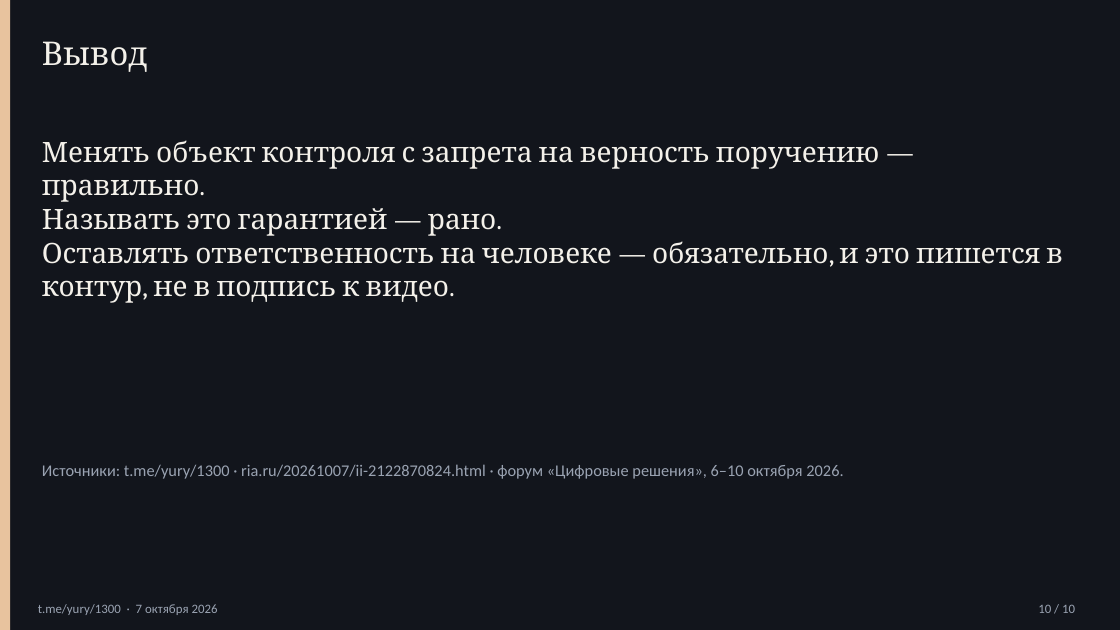
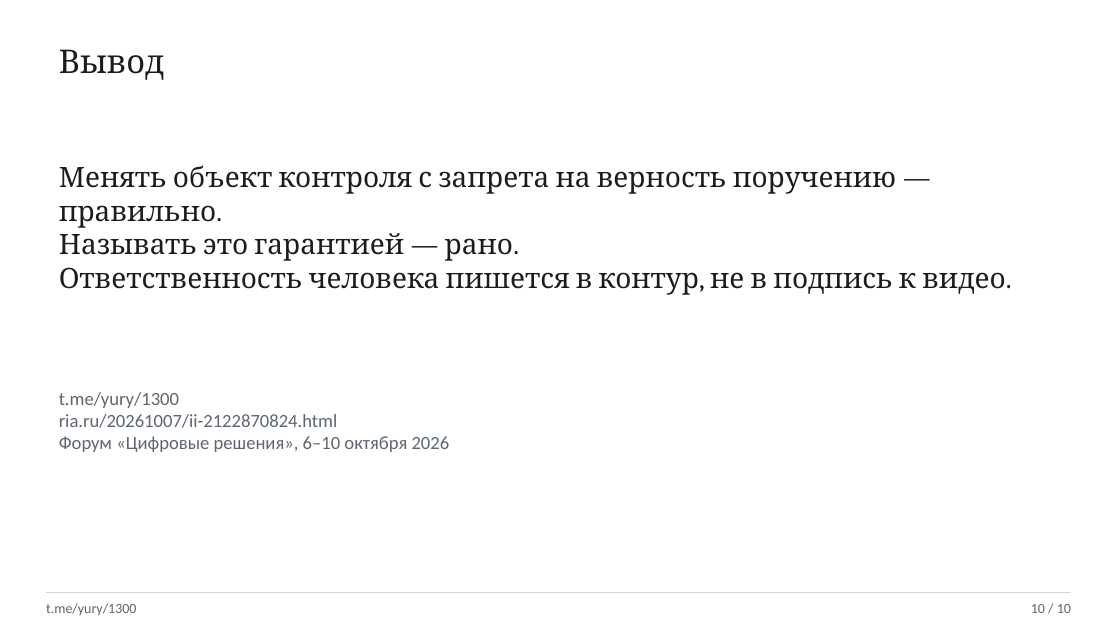
Before and after one commit to cuthbertnogood/maximov-ai-fidelity-1300, a slide deck: slide 10 of presentation/maximov-1300.pptx. Drawn at 1120x630 pixels with LibreOffice and Linux fonts; fonts in the diff are those of the drawing. Boxes give left, top, right and bottom in pixels: in the first picture for what was removed or moved away, otherwise in the second. Text is boxed around its words. In the diff, an @@ line names an element or a change of style, - is before the commit and + after.

```diff
--- a/presentation/maximov-1300.pptx
+++ b/presentation/maximov-1300.pptx
@@ background #12151C to #FFFFFF @@
@@ rectangle removed at (0,0,10,630) @@
@@ text "Вывод": place and size @@
-text "Вывод" at (42,41,147,72)
+text "Вывод" at (59,49,164,80)
@@ text "Вывод" at (59,49,164,80): text colour #F4F1EA to #1C1C1C @@
@@ text "Менять объект контроля с запрета ...": place and size @@
-text "Менять объект контроля с запрета ..." at (42,140,1063,303)
+text "Менять объект контроля с запрета ..." at (59,165,1005,295)
@@ text at (59,165,896,261): text colour #F4F1EA to #1C1C1C in "Менять объект контроля с запрета на верность ...", "Называть это гарантией — рано." @@
@@ text at (59,267,1005,295): text changed; text colour #F4F1EA to #1C1C1C @@
-Оставлять ответственность на человеке — обязательно, и это пишется в контур, не в подпись к видео.
+Ответственность человека пишется в контур, не в подпись к видео.
@@ text at (59,392,450,452): text changed; size 14 to 16 pt; text colour #9AA3B2 to #5E6670 @@
-Источники: t.me/yury/1300 · ria.ru/20261007/ii-2122870824.html · форум «Цифровые решения», 6–10 октября 2026.
+t.me/yury/1300
+ria.ru/20261007/ii-2122870824.html
+Форум «Цифровые решения», 6–10 октября 2026
@@ rectangle added at (46,592,1071,593), fill #D9D4CC @@
@@ text "10 / 10": place and size @@
-text "10 / 10" at (1038,604,1075,613)
+text "10 / 10" at (1031,604,1071,613)
@@ text "10 / 10" at (1031,604,1071,613): size 11 to 12 pt, text colour #9AA3B2 to #5E6670 @@
@@ text at (46,603,136,615): text changed; size 11 to 12 pt; text colour #9AA3B2 to #5E6670 @@
-t.me/yury/1300 · 7 октября 2026
+t.me/yury/1300
```
Also in this commit, not shown: 9 other slides changed, 3 other files.
